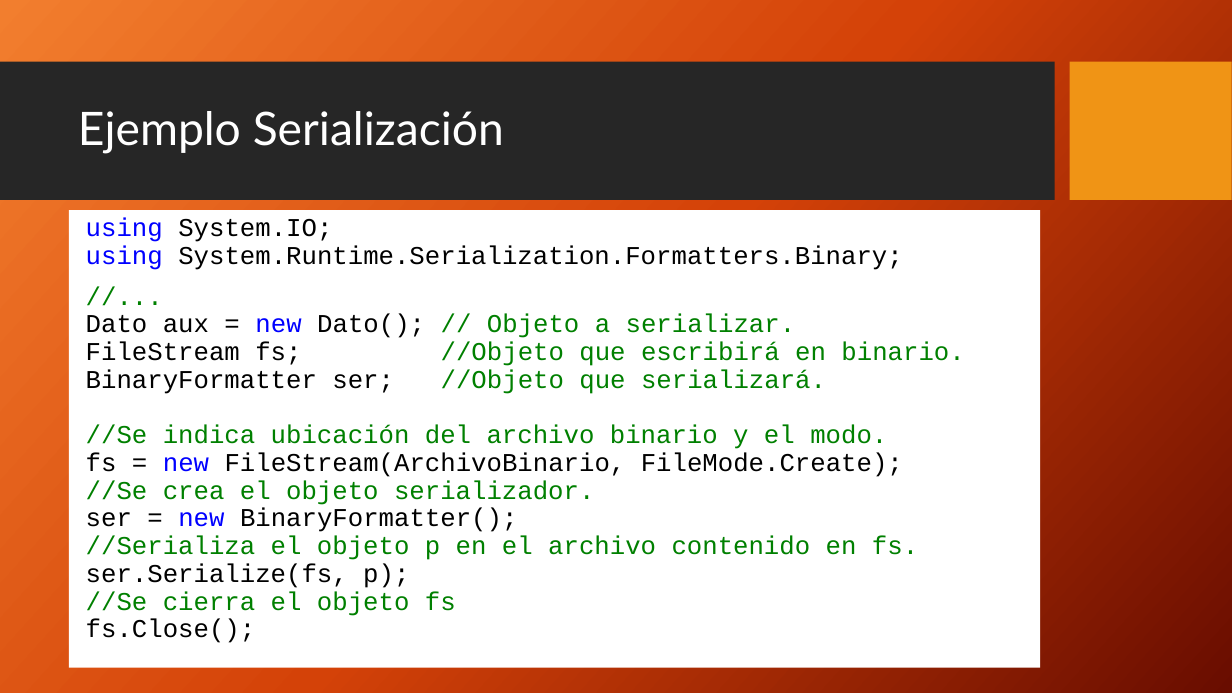
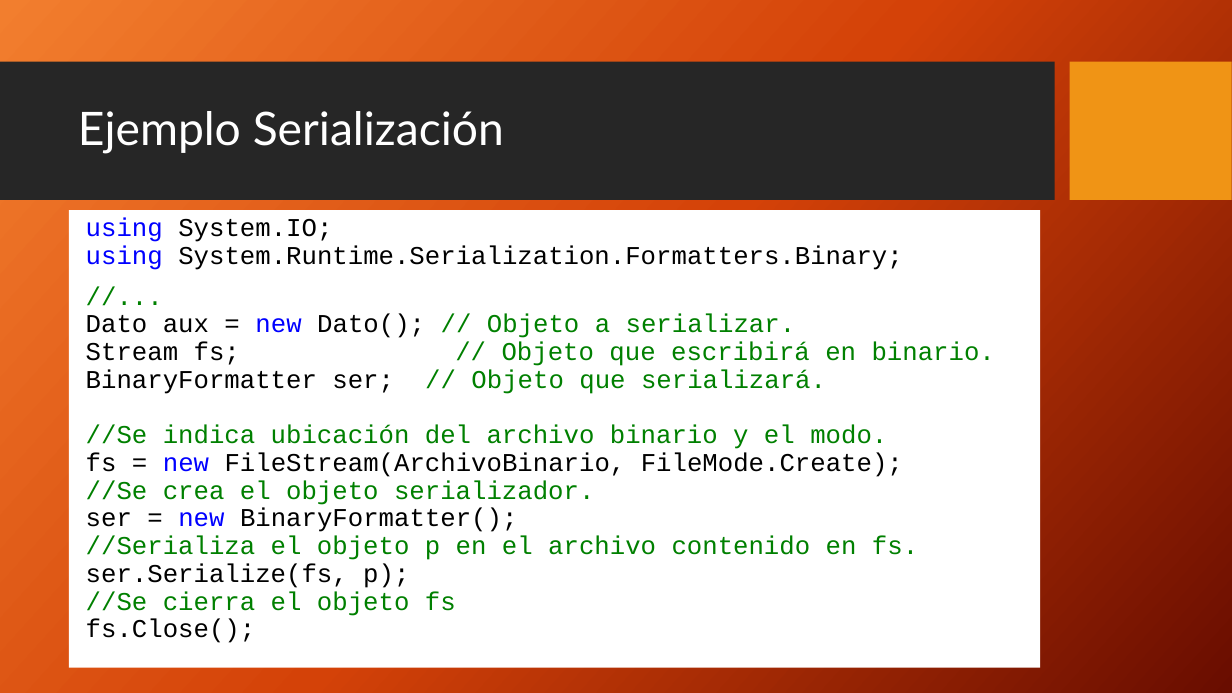
Before and after one commit to FedeDavila1984/utn_prog_y_lab_II, a slide deck: slide 19 of PPTs/ProgramacionII_Clase_19.2-2018.pptx. Drawn at 1232x693 pixels with LibreOffice and Linux fonts; fonts in the diff are those of the drawing; background and template pictures are left out. Boxes give left, top, right and bottom in pixels: in the first picture for what was removed or moved away, otherwise in the second. Text is boxed around its words. In the diff, an @@ line names an element or a change of style, - is before the commit and + after.

```diff
--- a/PPTs/ProgramacionII_Clase_19.2-2018.pptx
+++ b/PPTs/ProgramacionII_Clase_19.2-2018.pptx
@@ text in rectangle at [86, 341, 995, 394]: text changed @@
-FileStream fs; //Objeto que escribirá en binario.
-BinaryFormatter ser; //Objeto que serializará.
+Stream fs; // Objeto que escribirá en binario.
+BinaryFormatter ser; // Objeto que serializará.
```
Also in this commit, not shown: 2 other slides changed, 43 other files.
